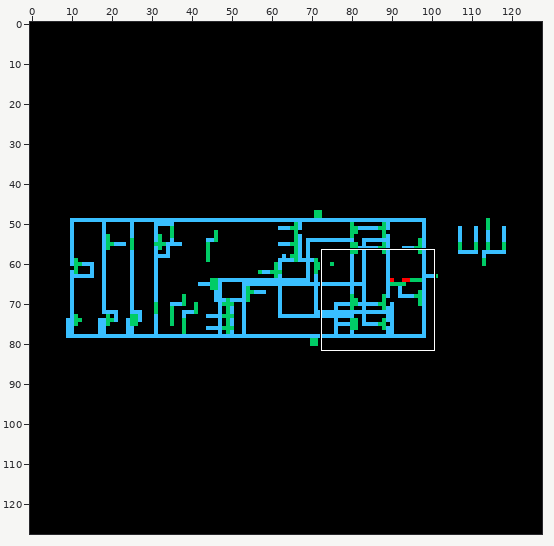
Sprite sheet -- RRI_amp/schematic/thumbnail_128x128.png. The picture above shows the old version from afar; the outline marks the close-up.
Close-up. Old version:
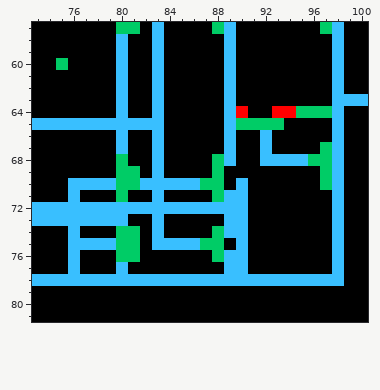
The file is 128x128 pixels. Shown: x 73..100, y 57..81.
New version:
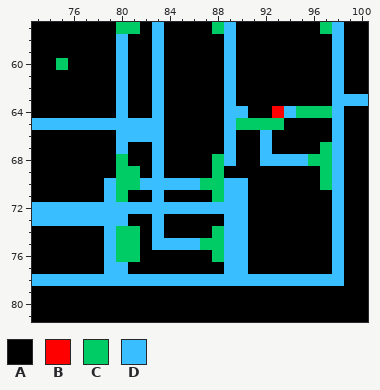
Palette (. is transparent): A #000000  B #ff0000  C #00cc66  D #39bfff
The edit:
The edit turns colour D into colour A in row 70 at x 76 to 78; in row 71 at x 76; in row 74 at x 76; in row 75 at x 76 to 78; in rows 76 to 77 at x 76.
The edit turns colour A into colour D in row 66 at x 81 to 82; in row 70 at x 89; in row 71 at x 79; in row 74 at x 79; in row 75 at x 89; in rows 76 to 77 at x 79.
The edit turns colour B into colour D in row 64 at x 90 and 94.
